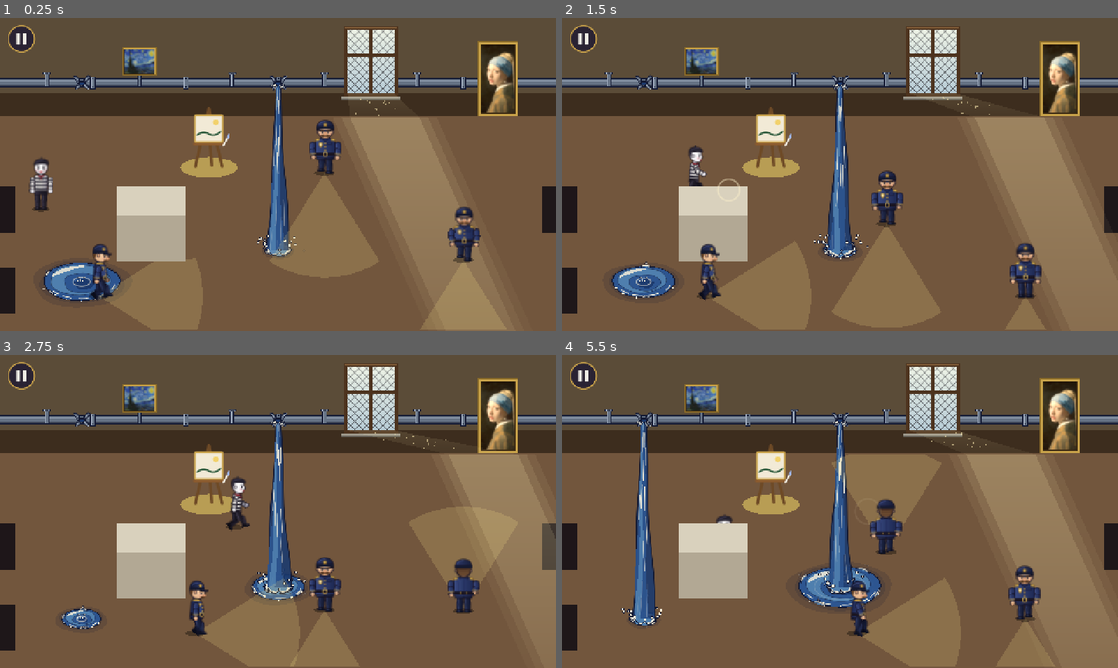
Above: before the commit, frames 1-4 (two rows, left to right).
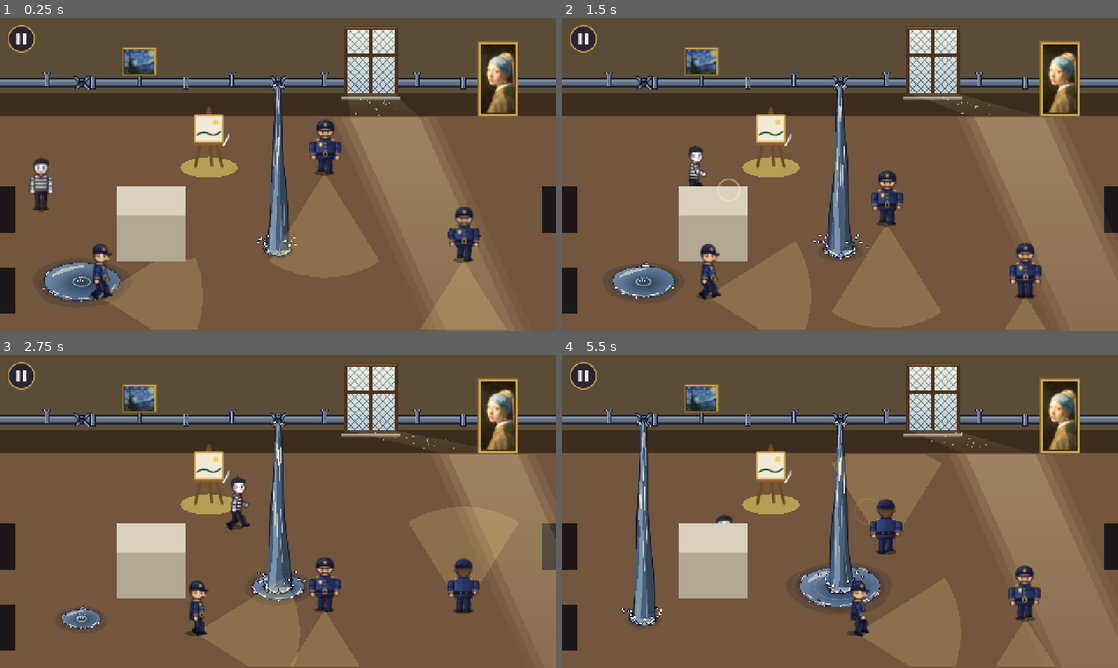
Above: after the commit, the same moments.

Repository: linostar/after-hours
Game: Godot game, scene res://scenes/wings/wing_06_salon.tscn
The game is run twice, just before and just after one commit, with the same random seed, the same clock (stepped at 60 frames per second) and the same inputs. This scene is started directly instead of the project's main scene.
Inputs (mouse positions are in pixels of both pictures, inside the frame that each line leads up to):
- Up to frame 1 (0.25 s): no input
- Up to frame 2 (1.5 s): drag from (840, 174) to (895, 105) at 0.52 s; drag from (728, 190) to (812, 237) at 1.27 s
- Up to frame 3 (2.75 s): move the mouse to (333, 442) at 2.02 s; hold Right (ui_right) from 2.03 s (still down); tap E at 2.1 s
- Up to frame 4 (5.5 s): release Right (ui_right) at 2.75 s; drag from (812, 574) to (673, 464) at 2.77 s; move the mouse to (1006, 558) at 3.52 s; hold Left (ui_left) 3.53-4.25 s; tap E at 3.6, 5.1 s; tap Space at 3.77, 4.07 s; drag from (673, 464) to (756, 433) at 4.27 s; move the mouse to (867, 511) at 5.02 s; hold Down (ui_down) from 5.03 s (still down); click (867, 511) at 5.17 s

The runs differ from the first frame. In frame 1, 1.5% of the frame differs, in the area x 7-52%, y 21-91%; in frame 2, 1.5%; in frame 3, 1.2%; in frame 4, 2.4%, in the area x 13-58%, y 21-87%.

Commit message:
feat(puddles): shade the water in muted gradients
The puddle's flat, saturated Prussian bands become one smooth radial
gradient (deep middle, lighter rim, the far-left shelf lit) in muted
slate blues, with a softer rim and highlight.

Claude-Session: https://claude.ai/code/session_01LnW7A8GppA7riq12AojToP

Diff:
--- a/afterhours/scripts/gimmicks/puddles.gd
+++ b/afterhours/scripts/gimmicks/puddles.gd
@@ -6,10 +6,10 @@
 ## patch (DAMP of its full size) while it only drips, in a steady rhythm of its own. In a
 ## puddle the mime wades (SLOW of its speed) and every step splashes (LOUD: heard across
 ## the whole hearing range); guards wade at SLOW too (Guard asks slow_at for its own spot).
-## Drawn as a Hokusai woodblock print (flat Prussian tones, cream foam, indigo key-block
+## Drawn as a Hokusai woodblock print (muted Prussian tones, cream foam, indigo key-block
 ## ink and spray), in three layers: the iron pipe on the wall (flanges, wall
 ## brackets, each burst a torn hole with its metal peeled back; behind the paintings), the
-## puddles on the floor (a darker wet sheen, an inked rim, flat bands deepening to the middle,
+## puddles on the floor (a darker wet sheen, a soft inked rim, the water shading from deep in the middle,
 ## a highlight crescent, foam lace and lapping splashes on the rim, ripples spreading from where the
 ## water lands), and the falling water (in front of the paintings, behind the actors: a
 ## ribboned stream with streaks speeding down it, thinning in and out with the gush, a crown
@@ -28,11 +28,14 @@
 const PIPE_Y := 112.0
 const PIPE_RADIUS := 6.0
 const FLANGE_RADIUS := 9.5
-## The print's palette (after the Great Wave): Prussian blue in three flat tones, cream foam
-## (the paper, never pure white), indigo key-block ink, and iron.
-const PRUSSIAN_DEEP := Color("1c3a6e")
-const PRUSSIAN := Color("2d5590")
-const PRUSSIAN_LIGHT := Color("4f7fae")
+## The print's palette (after the Great Wave): Prussian blue in three muted, faded tones
+## (the puddles shade smoothly between them), cream foam (the paper, never pure white),
+## indigo key-block ink, and iron.
+const PRUSSIAN_DEEP := Color("2e4259")
+const PRUSSIAN := Color("4a6280")
+const PRUSSIAN_LIGHT := Color("8099b0")
+## The puddle's gradient: rings from the deep middle out to the rim.
+const SHADE_RINGS := 7
 const INK := Color("141a33")
 const FOAM := Color("f3ecd8")
 ## The darker sheen of wet floor round a puddle.
@@ -183,10 +186,11 @@
 	return smoothstep(0.0, GUSH_EASE, g) * (1.0 - smoothstep(1.0 - GUSH_EASE, 1.0, g))
 
 
-## The puddles, on the floor: a darker wet sheen round each, an inked rim, flat Prussian
-## bands deepening toward the middle (the far shelves lit), a cream highlight crescent, a
-## foam lace and spray dots along the near rim, splashes lapping up round the rim, and ripples
-## spreading from where the water lands (the stream, or each drip).
+## The puddles, on the floor: a darker wet sheen round each, a soft inked rim, the water
+## shading smoothly from deep in the middle to light at the rim (the far-left shelf lit), a
+## cream highlight crescent, a foam lace and spray dots along the near rim, splashes lapping
+## up round the rim, and ripples spreading from where the water lands (the stream, or each
+## drip).
 func _draw() -> void:
 	var t := flourish(_time)
 	for i in puddles.size():
@@ -198,25 +202,41 @@
 		var shimmer := t * SHIMMER_HZ + offset
 		draw_colored_polygon(_ellipse(centre + Vector2(0.0, 2.0), r * 1.22 + 6.0, 0.05, shimmer, offset), WET)
 		draw_colored_polygon(_ellipse(centre + Vector2(0.0, 1.0), r * 1.08 + 3.0, 0.05, shimmer, offset + 1.0), WET)
-		draw_colored_polygon(_ellipse(centre, r + 2.0, 0.025, shimmer, offset), INK)
-		draw_colored_polygon(_ellipse(centre, r, 0.025, shimmer, offset), PRUSSIAN)
-		# Bands: the far (upper) shelf light, the middle deep, each a key-block line round it.
-		var shelf := centre + Vector2(-r * 0.05, -r * FLATTEN * 0.1)
-		var light := _ellipse(shelf, r * 0.8, 0.05, shimmer + 0.3, offset + 2.0)
-		draw_colored_polygon(light, PRUSSIAN_LIGHT)
-		var middle := _ellipse(centre + Vector2(r * 0.04, r * FLATTEN * 0.06), r * 0.52, 0.07, shimmer + 0.6, offset + 3.0)
-		draw_colored_polygon(middle, PRUSSIAN)
-		var deep := _ellipse(centre + Vector2(r * 0.07, r * FLATTEN * 0.12), r * 0.28, 0.08, shimmer + 0.9, offset + 4.0)
-		draw_colored_polygon(deep, PRUSSIAN_DEEP)
-		for band: PackedVector2Array in [light, middle]:
-			band.append(band[0])
-			draw_polyline(band, Color(INK, 0.45), 1.0, true)
+		draw_colored_polygon(_ellipse(centre, r + 1.5, 0.025, shimmer, offset), Color(INK, 0.55))
+		_shade(centre, r, shimmer, offset)
 		_crescent(centre, r, offset)
 		_ripples(i, centre, r, t)
 		_lace(centre, r, t, offset)
 		var splashes := maxi(3, int(r / 16.0))
 		for k in splashes:
 			_rim_splash(i, k, centre, r, TAU * (k + 0.5 + (_hash(i, k) - 0.5) * 0.5) / splashes, t)
+
+
+## The water's body: SHADE_RINGS rings from the deep middle (a little toward the near side)
+## out to the rim, drawn as quads with a colour at each corner so the tones blend: deep in
+## the middle, mid across, lighter at the rim, and lighter still on the far-left shelf where
+## the room's light falls.
+func _shade(centre: Vector2, r: float, shimmer: float, offset: float) -> void:
+	var middle := centre + Vector2(r * 0.07, r * FLATTEN * 0.12)
+	var rings: Array[PackedVector2Array] = []
+	var tones: Array[PackedColorArray] = []
+	for k in SHADE_RINGS + 1:
+		var f := float(k) / SHADE_RINGS
+		var ring := _ellipse(middle.lerp(centre, f), r * f, 0.025 * f, shimmer, offset)
+		var depth := PRUSSIAN_DEEP.lerp(PRUSSIAN, smoothstep(0.0, 0.7, f)).lerp(PRUSSIAN_LIGHT, smoothstep(0.6, 1.0, f) * 0.35)
+		var tone := PackedColorArray()
+		for m in ring.size():
+			var angle := TAU * m / ring.size()
+			var lit := pow(0.5 + 0.5 * cos(angle - PI * 1.25), 2.0) * smoothstep(0.25, 0.9, f) * 0.55
+			tone.append(depth.lerp(PRUSSIAN_LIGHT, lit))
+		rings.append(ring)
+		tones.append(tone)
+	for k in SHADE_RINGS:
+		var inner := rings[k]
+		var outer := rings[k + 1]
+		for m in inner.size():
+			var n := (m + 1) % inner.size()
+			draw_primitive(PackedVector2Array([inner[m], inner[n], outer[n], outer[m]]), PackedColorArray([tones[k][m], tones[k][n], tones[k + 1][n], tones[k + 1][m]]), PackedVector2Array())
 
 
 ## The highlight: a cream crescent on the far-left shelf, tapered at both ends.
@@ -232,7 +252,7 @@
 		outer.append(centre + dir * r * 0.86)
 		inner.append(centre + Vector2(r * 0.03, r * FLATTEN * 0.06) + dir * r * lerpf(0.86, 0.74, sin(PI * u)))
 	inner.reverse()
-	draw_colored_polygon(outer + inner, Color(FOAM, 0.85))
+	draw_colored_polygon(outer + inner, Color(FOAM, 0.55))
 
 
 ## Rings spreading over puddle `i` from where its water lands, eased out and fading: a few
